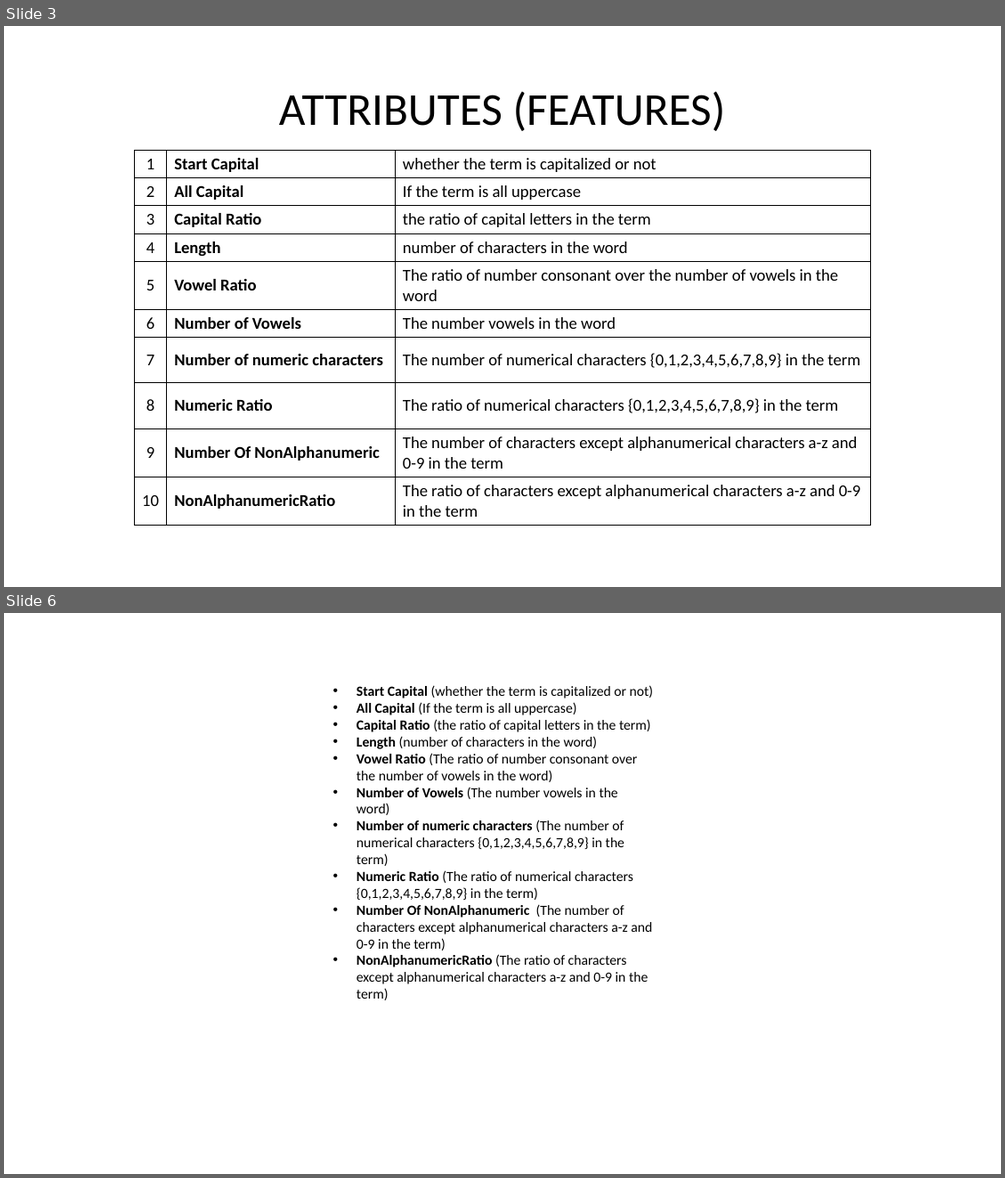
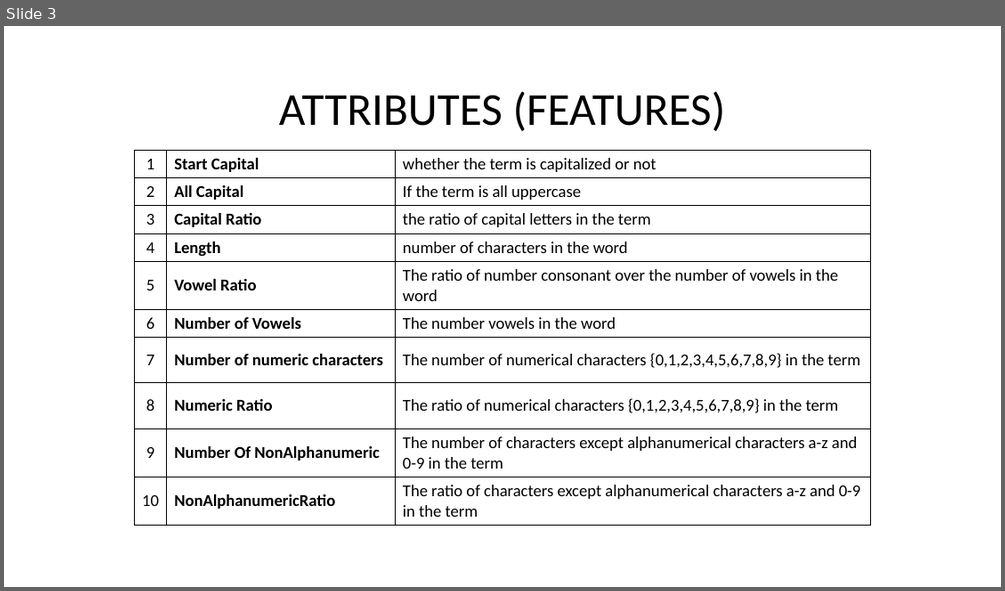
Before and after one commit to altuntasfatih/CSE4095S18_Group7, a slide deck: presentation/presentation_group7.pptx. Shown one above the other, each under a label of ours: slides 3 and 6 before the commit, slide 3 after it; the slides between them are not shown. The pictures are 1005x1178 and 1005x591 pixels, drawn with LibreOffice and Linux fonts; fonts in the diff are those of the drawing. Boxes give left, top, right and bottom in pixels: in the first picture for what was removed or moved away, otherwise in the second. Text is boxed around its words. In the diff, an @@ line names an element or a change of style, - is before the commit and + after.

```diff
--- a/presentation/presentation_group7.pptx
+++ b/presentation/presentation_group7.pptx
@@ slide 6 removed at box(4, 613, 1001, 1174), background #FFFFFF @@
@@ text removed at box(356, 685, 654, 1000) @@
-• Start Capital (whether the term is capitalized or not)
-• All Capital (If the term is all uppercase)
-• Capital Ratio (the ratio of capital letters in the term)
-• Length (number of characters in the word)
-• Vowel Ratio (The ratio of number consonant over the number of vowels in the word)
-• Number of Vowels (The number vowels in the word)
-• Number of numeric characters (The number of numerical characters {0,1,2,3,4,5,6,7,8,9} in the term)
-• Numeric Ratio (The ratio of numerical characters {0,1,2,3,4,5,6,7,8,9} in the term)
-• Number Of NonAlphanumeric (The number of characters except alphanumerical characters a-z and 0-9 in the term)
-• NonAlphanumericRatio (The ratio of characters except alphanumerical characters a-z and 0-9 in the term)
```
Also in this commit, not shown: 1 slide changed, 4 slides added, 1 other slide removed, 4 other files.
